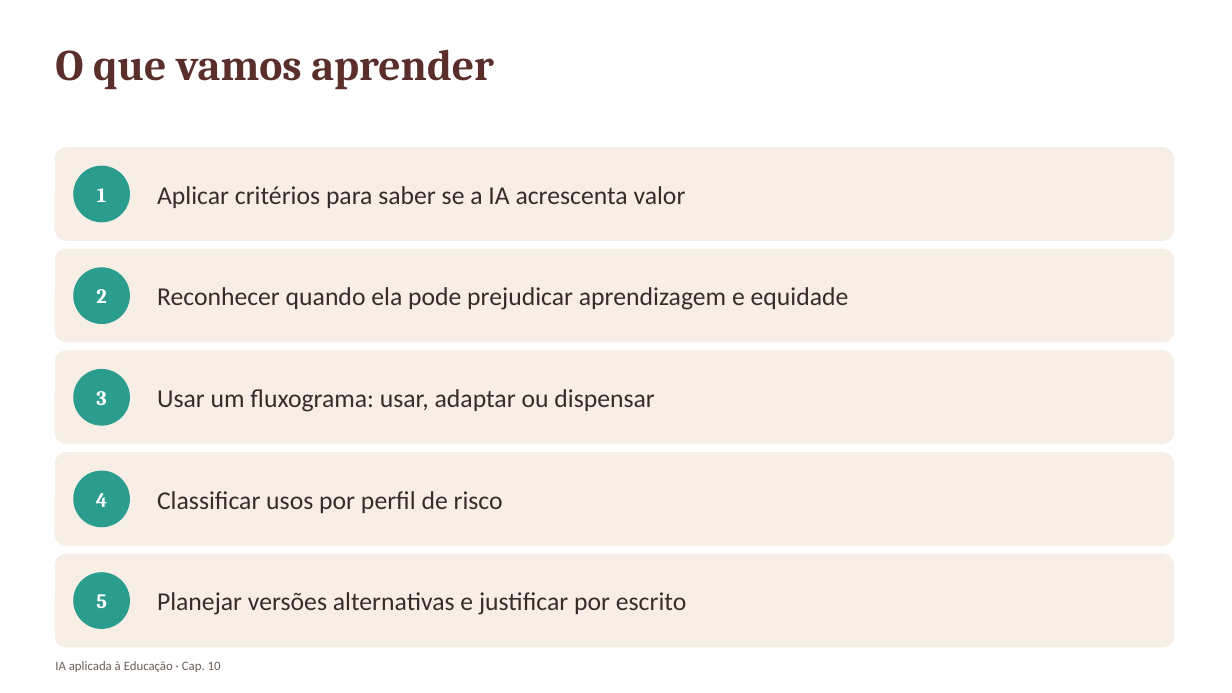
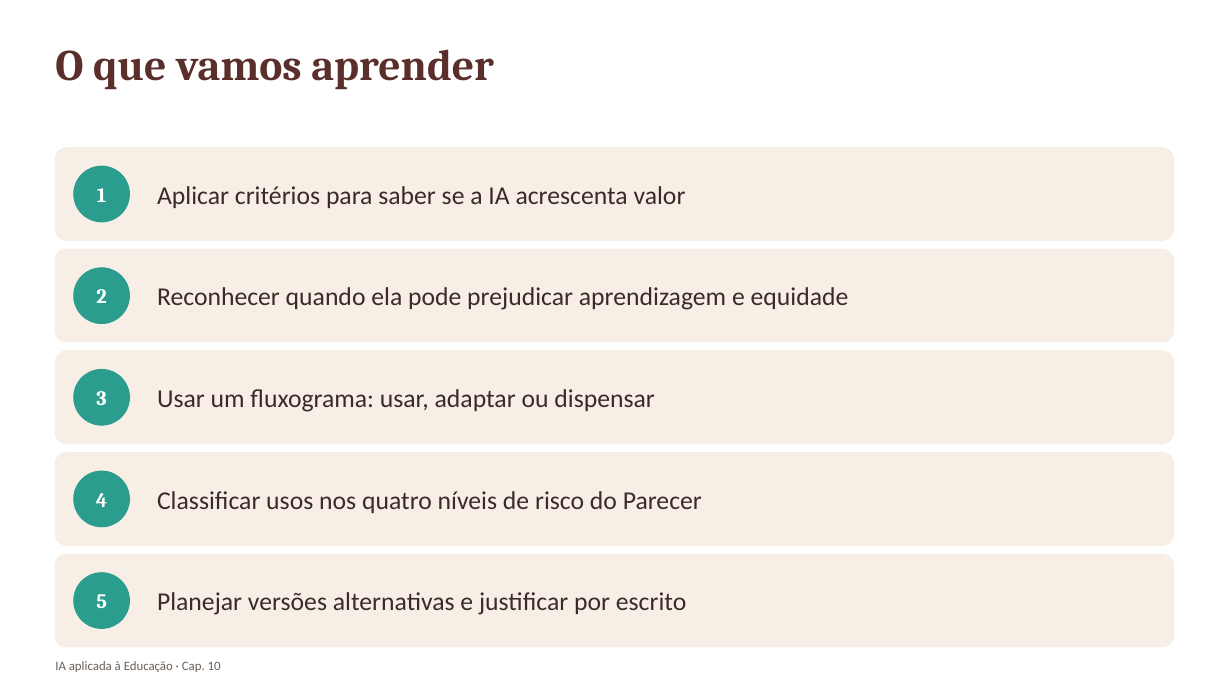
Before and after one commit to arakenmedeiros/claude, a slide deck: slide 2 of livro_ia_educacao/saida/pptx/Cap10_slides.pptx. Drawn at 1232x693 pixels with LibreOffice and Linux fonts; fonts in the diff are those of the drawing. Boxes give left, top, right and bottom in pixels: in the first picture for what was removed or moved away, otherwise in the second. Text is boxed around its words. In the diff, an @@ line names an element or a change of style, - is before the commit and + after.

```diff
--- a/livro_ia_educacao/saida/pptx/Cap10_slides.pptx
+++ b/livro_ia_educacao/saida/pptx/Cap10_slides.pptx
@@ text at (157, 491, 702, 513): text changed @@
-Classificar usos por perfil de risco
+Classificar usos nos quatro níveis de risco do Parecer
```
Also in this commit, not shown: 4 other slides changed, 2 slides added, 1 slide removed, 12 other files.
